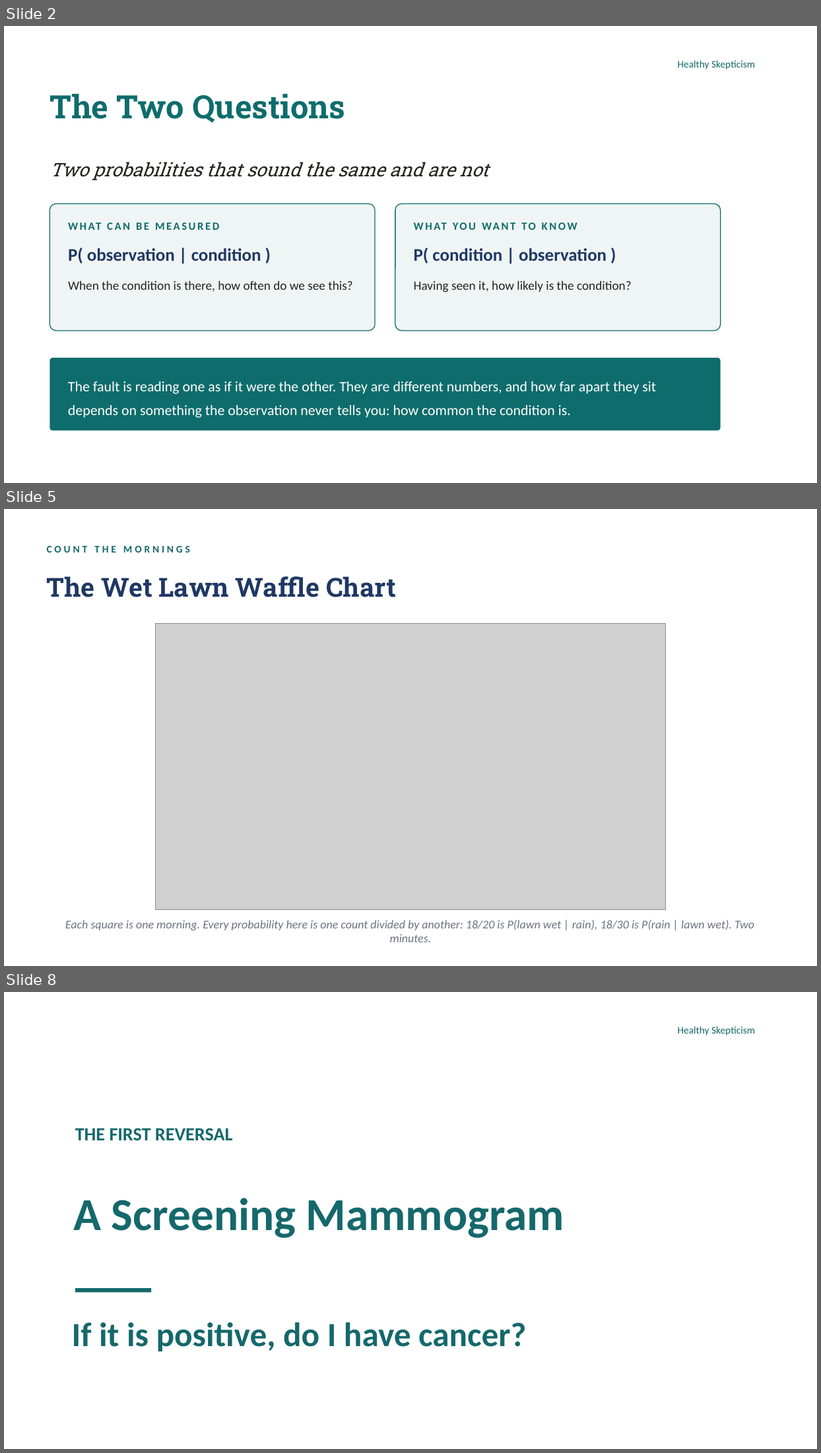
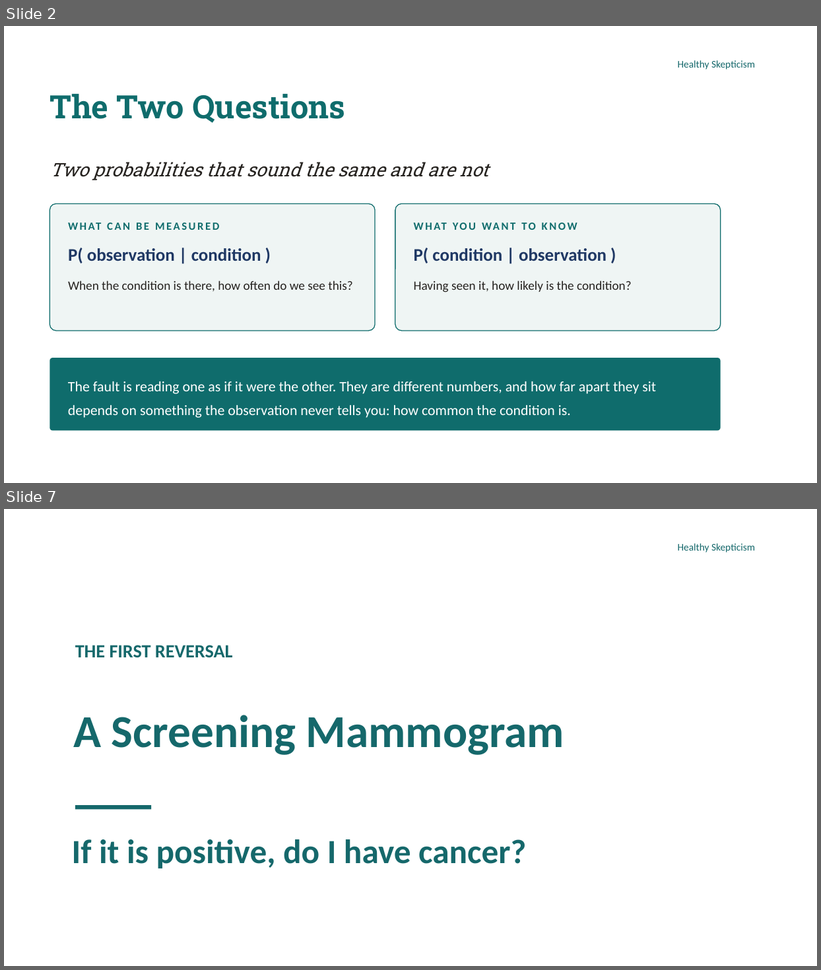
Before and after one commit to murraygmail/healthy-skepticism, a slide deck: materials/Day2.pptx. Shown one above the other, each under a label of ours: slides 2, 5 and 8 before the commit, slides 2 and 7 after it; the slides between them are not shown. The pictures are 821x1453 and 821x970 pixels, drawn with LibreOffice and Linux fonts; fonts in the diff are those of the drawing; grey boxes stand for pictures; background and template pictures are left out. Boxes give left, top, right and bottom in pixels: in the first picture for what was removed or moved away, otherwise in the second. Text is boxed around its words. In the diff, an @@ line names an element or a change of style, - is before the commit and + after.

```diff
--- a/materials/Day2.pptx
+++ b/materials/Day2.pptx
@@ slide 5 removed at (4, 509, 817, 966), background #FFFFFF @@
@@ text removed at (47, 546, 190, 553) @@
-COUNT THE MORNINGS
@@ text removed at (47, 576, 396, 597) @@
-The Wet Lawn Waffle Chart
@@ picture removed at (156, 624, 666, 910) @@
@@ text removed at (65, 920, 754, 943) @@
-Each square is one morning. Every probability here is one count divided by another: 18/20 is P(lawn wet | rain), 18/30 is P(rain | lawn wet). Two minutes.
@@ what was slide 8 is now slide 7 @@
```
Also in this commit, not shown: 2 slides changed, 2 slides added, 2 other slides removed, 5 other files.
